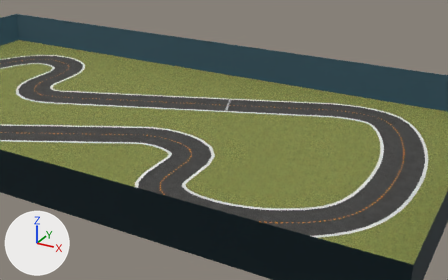
The COLLADA model bundle/deepracer_simulation_environment/share/deepracer_simulation_environment/meshes/2022_june_open_ccw/2022_june_open_ccw.dae as it was, and as the next commit left it.
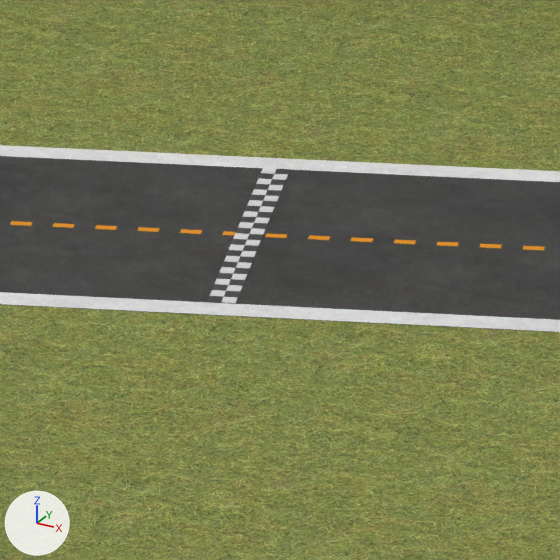
Each version is shown from a 50 mm lens placed at (9.64, -12.14, 6.05), pointed at (2.01, 1.72, -0.88), then close up on the part from 46% to 57% of the width and 30% to 47% of the height. Lighting does not change. The marker at lower left points along +X, +Y and +Z. Where no turn or scale is listed for an object, it has been applied to the vertices.

Objects in the first close-up: 'StartLine', 'cl', 'field', 'il', 'ol', 'road'.
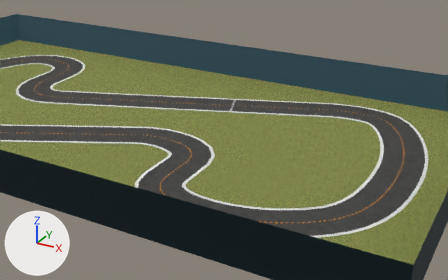
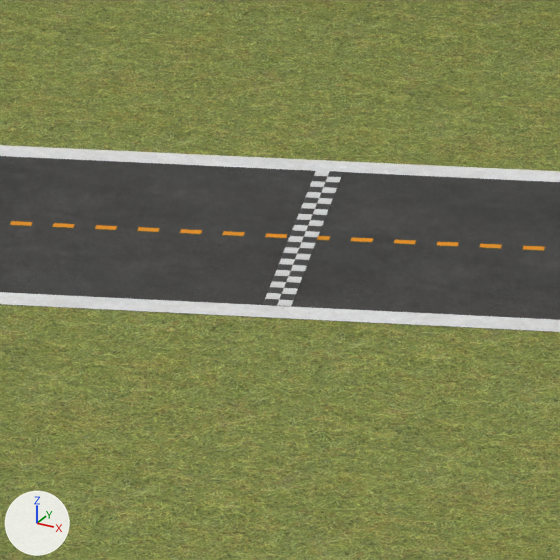
Location of each change, (x1, y1, x2, y2) in pixels of the close-ups (560 x 560 px):
```json
{"object": "StartLine", "change": "moved", "before": [207, 168, 290, 303], "after": [263, 170, 343, 306]}
```

Scene script edits in JSON lines:
```json
{"op": "set", "path": "ob_startline.location", "old": "(1.926, 2.127, 0.002)", "new": "(2.047, 2.172, 0.002)"}
```
